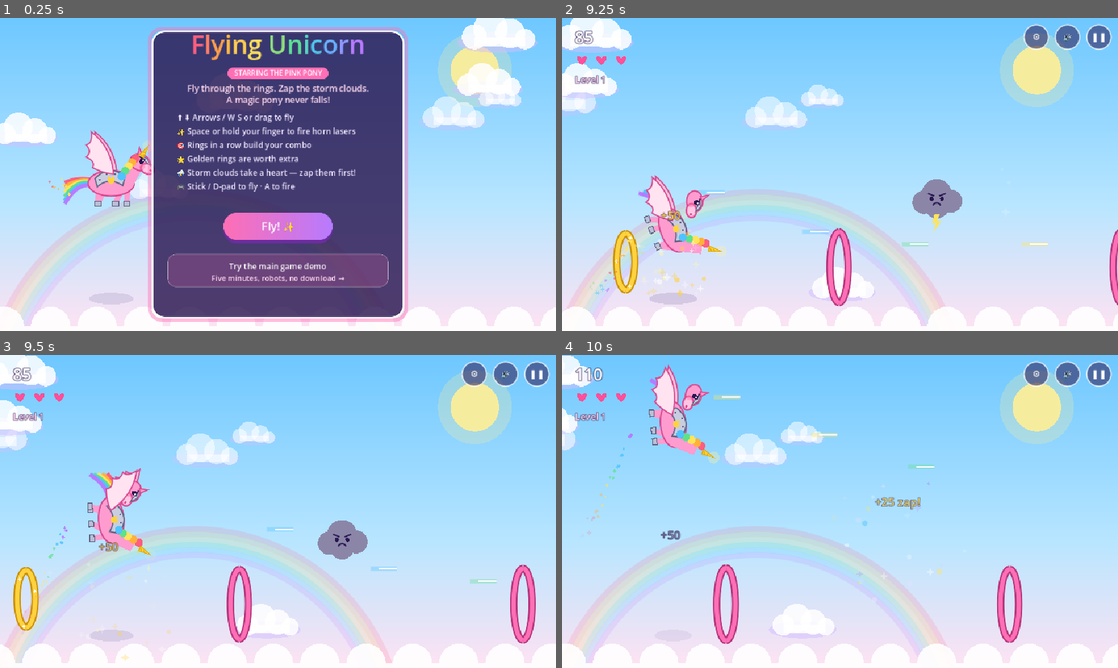
Above: before the commit, frames 1-4 (two rows, left to right).
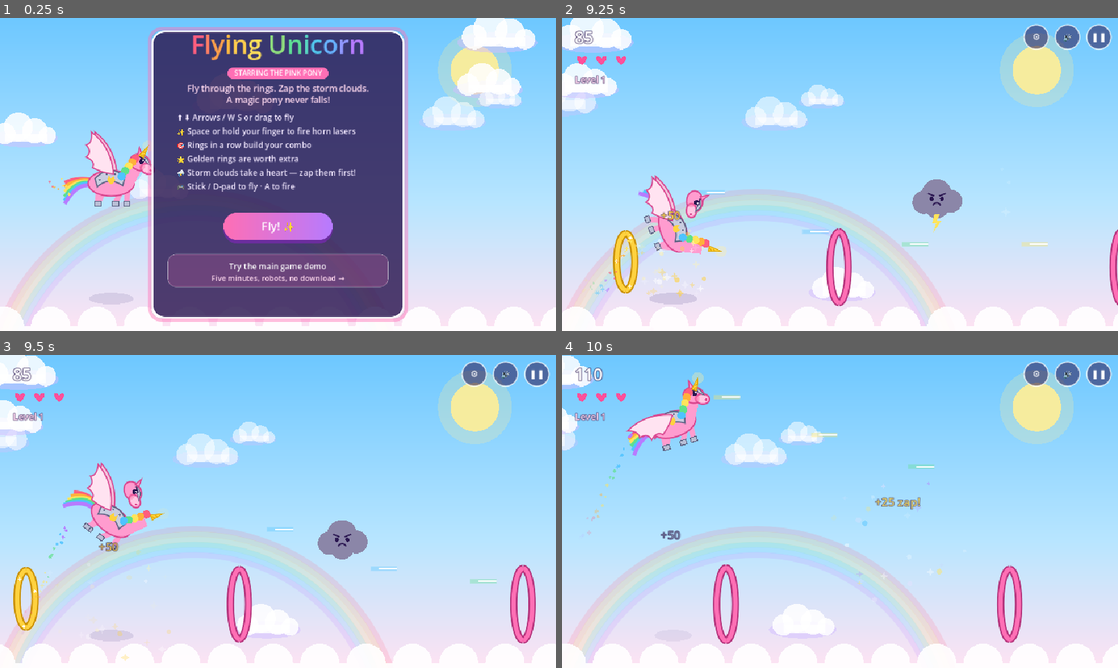
Above: after the commit, the same moments.

Repository: Dan8NOD/flying-unicorn
Game: Godot game, scene res://main.tscn
Two runs of this game, one before a commit and one after it. Both use one fixed random seed, a clock stepped at 60 frames per second and the inputs below.
Inputs (mouse positions are in pixels of both pictures, inside the frame that each line leads up to):
- Up to frame 1 (0.25 s): no input
- Up to frame 2 (9.25 s): tap Enter at 0.5, 3.6, 8.1 s; move the mouse to (962, 158) at 0.52 s; hold D (fly_right, bound only after the commit) 0.53-1.25 s; hold Space (fire) 0.53-1.25 s; click (962, 158) at 0.67 s; drag from (728, 190) to (812, 237) at 1.27 s; move the mouse to (895, 105) at 2.02 s; hold D (fly_right, bound only after the commit) 2.03-2.75 s; hold Space (fire) 2.03-2.75 s; tap X at 2.1, 6.6 s; click (895, 105) at 2.17 s; drag from (812, 237) to (673, 127) at 2.77 s; move the mouse to (1006, 221) at 3.52 s; hold A (fly_left, bound only after the commit) 3.53-4.25 s; hold Space (fire) 3.53-4.25 s; click (1006, 221) at 3.67 s; drag from (673, 127) to (756, 96) at 4.27 s; move the mouse to (867, 174) at 5.02 s; hold S (fly_down) 5.03-5.75 s; hold Space (fire) 5.03-5.75 s; click (867, 174) at 5.17 s; drag from (756, 96) to (728, 190) at 5.77 s; move the mouse to (962, 158) at 6.52 s; hold W (fly_up) 6.53-7.25 s; hold Space (fire) 6.53-7.25 s; click (962, 158) at 6.67 s; drag from (728, 190) to (812, 237) at 7.27 s; move the mouse to (895, 105) at 8.02 s; hold S (fly_down) 8.03-8.75 s; hold Space (fire) 8.03-8.75 s; click (895, 105) at 8.17 s; drag from (812, 237) to (673, 127) at 8.77 s
- Up to frame 3 (9.5 s): no input
- Up to frame 4 (10 s): move the mouse to (1006, 558) at 9.52 s; hold W (fly_up) from 9.53 s (still down); hold Space (fire) from 9.53 s (still down); click (1006, 558) at 9.67 s

Frames 1-2 are identical in both runs. In frame 3, 2.1% of the frame differs, in the area x 11-30%, y 34-65%; in frame 4, 2.2%, in the area x 11-29%, y 2-35%.

Commit message:
Overhead portrait view + spin settle fix
Portrait is now a top-down camera: she strafes a fixed rail while
rings, clouds and pickups scroll down; full-circle rings, spread-
wing top-down pony art, ground clouds. Reactions settle back to
upright (fixes stuck-sideways after lightning). Rotation becomes a
snapshot crossfade with cleared field. Landscape byte-identical.
Verified headless 1500 frames plus overhead windowed shot.

Diff:
--- a/main.gd
+++ b/main.gd
@@ -70,7 +70,7 @@
 var over_card_visible := false
 var over_is_best := false
 
-var uni := { "x": 190.0, "y": H / 2, "vy": 0.0, "flap": 0.0, "tilt": 0.0 }
+var uni := { "x": 190.0, "y": H / 2, "vx": 0.0, "vy": 0.0, "flap": 0.0, "tilt": 0.0 }
 
 var rings: Array = []
 var clouds: Array = []
@@ -84,6 +84,8 @@
 
 var pointer_y = null
 var pointer_down := false
+var pointer_pos := Vector2.ZERO
+var last_ring_x := 480.0
 
 var best := 0
 var synth: SynthClass
@@ -286,21 +288,25 @@
 		st.y = clampf(st.y, 0.0, H * 0.6)
 
 
-# Portrait world mapping: logic +x (travel) points at the top of the
-# screen. HUD, cards and buttons stay upright in screen space.
-# During a rotation the angle, scale and center all ease together.
+# Transition progress eased for the crossfade. Portrait plays overhead
+# (camera above, travel up-screen); landscape keeps the side view and
+# centers the 960x540 world. HUD, cards and buttons stay upright always.
 func _view_ease() -> float:
 	var t := clampf(view_t, 0.0, 1.0)
 	return t * t * t * (t * (t * 6.0 - 15.0) + 10.0)
 
 
-func _view_theta() -> float:
-	return -PI / 2 * _view_ease()
-
-
-func _view_scale() -> float:
-	var e := _view_ease()
-	return lerpf(minf(1.0, minf(VW / 960.0, VH / 540.0)), minf(VW / 540.0, VH / 960.0), e)
+# Last settled frame, drawn fading out over the new orientation.
+var trans_tex: Texture2D = null
+
+
+func _snap_old_frame() -> void:
+	trans_tex = null
+	await RenderingServer.frame_post_draw
+	await RenderingServer.frame_post_draw
+	if not transitioning:
+		return
+	trans_tex = ImageTexture.create_from_image(get_viewport().get_texture().get_image())
 
 
 var _wxf_p := Vector2.ZERO
@@ -309,16 +315,15 @@
 
 
 func _world_begin() -> void:
+	# Side view centers the 960x540 world (1:1 when it fits, shrunk on
+	# small windows). Overhead draws direct in screen coords.
+	_wxf_p = Vector2.ZERO
+	_wxf_r = 0.0
+	_wxf_s = Vector2.ONE
 	if not vertical:
-		_wxf_p = Vector2.ZERO
-		_wxf_r = 0.0
-		_wxf_s = Vector2.ONE
-		return
-	var s := _view_scale()
-	var th := _view_theta()
-	_wxf_p = _world_center() - s * Vector2(480, 270).rotated(th)
-	_wxf_r = th
-	_wxf_s = Vector2(s, s)
+		var s := minf(1.0, minf(VW / 960.0, VH / 540.0))
+		_wxf_p = Vector2(VW / 2, VH / 2) - s * Vector2(480, 270)
+		_wxf_s = Vector2(s, s)
 	_world_apply()
 
 
@@ -338,18 +343,11 @@
 	draw_set_transform(_wxf_p + (_wxf_s * pos).rotated(_wxf_r), _wxf_r + rot, _wxf_s * sc)
 
 
-# Screen point the logic world centers on. Portrait sits below middle so
-# the camera looks over the top of her head at what's coming.
-func _world_center() -> Vector2:
-	var e := _view_ease()
-	return Vector2(VW / 2, VH / 2).lerp(Vector2(VW / 2, VH * 0.62), e)
-
-
-# Map a screen-space touch into world logic coordinates for steering.
+# Map a screen-space touch into side-view logic coordinates.
 func _to_logic(vp: Vector2) -> Vector2:
-	var s := _view_scale()
-	var sc := _world_center()
-	return Vector2(480, 270) + ((vp - sc) / s).rotated(-_view_theta())
+	var s := minf(1.0, minf(VW / 960.0, VH / 540.0))
+	var sc := Vector2(VW / 2, VH / 2)
+	return Vector2(480, 270) + (vp - sc) / s
 
 
 # Cards are authored in the 960x540 design space. Returns [screen_center, fit]
@@ -386,6 +384,16 @@
 	_add_key("fly_down", KEY_DOWN)
 	_add_joy_button("fly_down", JOY_BUTTON_DPAD_DOWN)
 	_add_joy_axis("fly_down", JOY_AXIS_LEFT_Y, 1.0)
+	_add_action("fly_left")
+	_add_key("fly_left", KEY_A)
+	_add_key("fly_left", KEY_LEFT)
+	_add_joy_button("fly_left", JOY_BUTTON_DPAD_LEFT)
+	_add_joy_axis("fly_left", JOY_AXIS_LEFT_X, -1.0)
+	_add_action("fly_right")
+	_add_key("fly_right", KEY_D)
+	_add_key("fly_right", KEY_RIGHT)
+	_add_joy_button("fly_right", JOY_BUTTON_DPAD_RIGHT)
+	_add_joy_axis("fly_right", JOY_AXIS_LEFT_X, 1.0)
 	_add_action("fire")
 	_add_key("fire", KEY_SPACE)
 	_add_key("fire", KEY_X)
@@ -433,7 +441,11 @@
 	ring_timer = 0.6; cloud_timer = 3.5; fire_cooldown = 0; last_ring_y = H / 2
 	hurt_timer = 0; flash = 0; level_banner = 2.2; t = 0
 	over_card_timer = 0; over_card_visible = false
-	uni.y = H / 2; uni.vy = 0
+	uni.y = H / 2; uni.vy = 0; uni.vx = 0
+	last_ring_x = VW / 2
+	if vertical:
+		uni.x = VW / 2
+		uni.y = VH * 0.72
 	_set_level_sky()
 
 
@@ -482,10 +494,14 @@
 	if want != view_target:
 		view_target = want
 		transitioning = true
+		# Fresh field on the other side: positions don't translate.
+		rings = []; clouds = []; lasers = []; particles = []; pickups = []; popups = []
+		_snap_old_frame()
 	if transitioning:
 		view_t = move_toward(view_t, view_target, delta / TRANS_DUR)
 		if view_t == view_target:
 			transitioning = false
+			trans_tex = null
 
 	# Screenshot test hook
 	if _shot_at >= 0:
@@ -524,8 +540,12 @@
 	react_pop = maxf(0.0, react_pop - dt * 3.5)
 	react_angle += react_spin * dt
 	react_spin = move_toward(react_spin, 0.0, dt * 14.0)
-	if react_angle > PI * 4: react_angle -= PI * 4
-	if react_angle < -PI * 4: react_angle += PI * 4
+	# Settle back to upright — a resting tilt reads as stuck sideways.
+	if absf(react_spin) < 0.5:
+		var full := roundf(react_angle / TAU) * TAU
+		react_angle = lerpf(react_angle, full, minf(1.0, dt * 6.0))
+		if absf(react_angle - full) < 0.001:
+			react_angle = full
 	blink_timer -= dt
 	if blink_timer <= 0:
 		blink_timer = randf_range(2.5, 5.5)
@@ -544,6 +564,10 @@
 		shoot.y += 260 * dt
 		shoot.life -= dt
 		if shoot.life <= 0: shoot = {}
+
+	if vertical:
+		_game_overhead(dt)
+		return
 
 	# Movement: pointer steers toward finger; keys/stick/dpad accelerate
 	if state == "play":
@@ -689,6 +713,166 @@
 			_burst(p.x, p.y, 16, [Color("ff6fb5"), Color.WHITE], 180)
 			synth.heart()
 	pickups = pickups.filter(func(p): return p.x > -40 and not p.dead)
+
+	_update_particles(dt)
+
+
+func _spawn_ring_top() -> void:
+	var r := Ring.new()
+	r.gold = randf() < 0.12
+	r.x = clampf(last_ring_x + randf_range(-140, 140), 70, VW - 70)
+	last_ring_x = r.x
+	r.y = -70
+	r.base_y = r.y
+	var rad := 46.0 if r.gold else 58.0
+	r.rx = rad
+	r.ry = rad
+	r.bob = randf_range(20, 40) if level >= 3 and randf() < 0.5 else 0.0
+	r.phase = randf_range(0, 6)
+	rings.append(r)
+
+
+# Overhead portrait mode: top-down camera, she strafes across the screen
+# on a fixed rail while the world scrolls down. Scoring, combo, levels,
+# clouds and pickups mirror the side view one-to-one.
+func _game_overhead(dt: float) -> void:
+	# Movement: strafe; rail height is fixed.
+	if state == "play":
+		if pointer_down:
+			var target: float = clampf(pointer_pos.x, 50, VW - 50)
+			uni.vx += (target - uni.x) * 14 * dt
+			uni.vx *= pow(0.02, dt)
+		else:
+			var lx := 0.0
+			if Input.is_action_pressed("fly_left"): lx -= 1.0
+			if Input.is_action_pressed("fly_right"): lx += 1.0
+			uni.vx += lx * 2200 * dt
+			if tilt_enabled and lx == 0.0:
+				uni.vx += _tilt_steer() * 1500 * dt
+			if lx == 0.0 and not tilt_enabled:
+				uni.vx *= pow(0.04, dt)
+	else:
+		uni.vx *= pow(0.04, dt)
+	uni.vx = clampf(uni.vx, -560, 560)
+	uni.x += uni.vx * dt
+	if uni.x < 50:
+		uni.x = 50
+		uni.vx = absf(uni.vx) * 0.5
+	if uni.x > VW - 50:
+		uni.x = VW - 50
+		uni.vx = -absf(uni.vx) * 0.5
+	uni.y = VH * 0.72 + sin(t * 2) * 6
+	uni.tilt += (clampf(uni.vx / 900, -0.4, 0.4) - uni.tilt) * minf(1, dt * 8)
+	uni.flap += dt * (11.0 if state == "play" else 6.0)
+
+	# Sparkle trail falls behind, below her.
+	if randf() < 0.7:
+		var p := Particle.new()
+		p.x = uni.x + randf_range(-6, 6); p.y = uni.y + 70
+		p.vx = randf_range(-20, 20); p.vy = speed * 0.6
+		p.life = 0.6; p.max_life = 0.6; p.r = randf_range(2, 4)
+		p.c = RAINBOW[int(t * 12) % 6]
+		p.star = randf() < 0.4
+		particles.append(p)
+
+	if state != "play":
+		_update_particles(dt)
+		return
+
+	# Firing upward.
+	if (pointer_down or Input.is_action_pressed("fire")) and fire_cooldown <= 0:
+		var l := Laser.new()
+		l.x = uni.x; l.y = uni.y - 70
+		l.c = RAINBOW[lasers.size() % 6]
+		lasers.append(l)
+		fire_cooldown = 0.18
+		synth.laser()
+
+	# Spawning from the top.
+	ring_timer -= dt
+	if ring_timer <= 0:
+		_spawn_ring_top()
+		ring_timer = randf_range(1.25, 1.7) * (260 / speed) * 1.1
+	cloud_timer -= dt
+	if cloud_timer <= 0:
+		var c := StormCloud.new()
+		c.x = randf_range(80, VW - 80); c.y = -90; c.phase = randf_range(0, 6)
+		clouds.append(c)
+		cloud_timer = randf_range(2.2, 4) / (0.8 + level * 0.2)
+	if hearts < 3 and randf() < dt * 0.04 and pickups.is_empty():
+		var pk := Pickup.new()
+		pk.x = randf_range(90, VW - 90); pk.y = -50; pk.phase = randf_range(0, 6)
+		pickups.append(pk)
+
+	# Rings drift down; pass through near her.
+	for r in rings:
+		r.y += speed * dt
+		if r.bob > 0:
+			r.x = clampf(r.x + sin(t * 1.6 + r.phase) * r.bob * dt, 40, VW - 40)
+		if not r.done and r.y >= uni.y:
+			r.done = true
+			if Vector2(uni.x - r.x, uni.y - r.y).length() < r.rx - 10:
+				r.result = "hit"
+				react_pop = 1.0
+				if r.gold: react_spin = 7.0
+				combo += 1; rings_passed += 1
+				best_combo = maxi(best_combo, combo)
+				var pts := (50 if r.gold else 10) * combo
+				score += pts
+				_popup(r.x, r.y - r.rx - 10, "+%d%s" % [pts, "  x%d" % combo if combo > 1 else ""], Color("ffd23f") if r.gold else Color.WHITE)
+				_burst(r.x, r.y, 36 if r.gold else 18, [Color("ffd23f"), Color("fff4b0"), Color.WHITE] if r.gold else RAINBOW)
+				if r.gold: synth.gold()
+				else: synth.ring(combo)
+				if rings_passed % 10 == 0:
+					level += 1; speed *= 1.1; level_banner = 2
+					synth.level_up()
+					_set_level_sky()
+			else:
+				r.result = "miss"
+				if combo > 1:
+					_popup(uni.x, uni.y - 70, "combo lost", Color("ffd9ef"))
+				combo = 0
+	rings = rings.filter(func(r): return r.y < VH + 80)
+
+	# Lasers fly up.
+	for l in lasers:
+		l.y -= 900 * dt
+	lasers = lasers.filter(func(l): return l.y > -40 and not l.dead)
+
+	# Storm clouds drift down.
+	for c in clouds:
+		c.y += speed * 0.85 * dt
+		c.x += sin(t * 2 + c.phase) * 30 * dt
+		if c.hit_flash > 0: c.hit_flash -= dt
+		for l in lasers:
+			if not l.dead and Vector2(l.x - c.x, l.y - c.y).length() < c.r + 8:
+				l.dead = true; c.hp -= 1; c.hit_flash = 0.08
+				_burst(l.x, l.y, 5, [Color.WHITE, l.c], 140)
+				synth.zap()
+				if c.hp <= 0:
+					c.dead = true; score += 25
+					_popup(c.x, c.y - 40, "+25 zap!", Color("ffe45c"))
+					_burst(c.x, c.y, 28, [Color.WHITE, Color("e8e0ff"), Color("ffe45c"), Color("b77bff")], 260)
+					synth.poof()
+		if not c.dead and hurt_timer <= 0 and Vector2(uni.x - c.x, uni.y - c.y).length() < c.r + 26:
+			c.dead = true; hearts -= 1; combo = 0; hurt_timer = 1.6; flash = 0.25
+			react_pop = 1.0; react_spin = -9.0
+			_burst(c.x, c.y, 20, [Color("6d6690"), Color("ffe45c")], 200)
+			synth.hurt()
+			Input.vibrate_handheld(300)
+			if hearts <= 0:
+				game_over()
+	clouds = clouds.filter(func(c): return c.y < VH + 80 and not c.dead)
+
+	# Heart pickups drift down.
+	for p in pickups:
+		p.y += speed * 0.9 * dt
+		if Vector2(uni.x - p.x, uni.y - 10 - p.y).length() < 40:
+			p.dead = true; hearts = mini(3, hearts + 1)
+			_popup(p.x, p.y - 30, "+1 heart", Color("ff6fb5"))
+			_burst(p.x, p.y, 16, [Color("ff6fb5"), Color.WHITE], 180)
+			synth.heart()
+	pickups = pickups.filter(func(p): return p.y < VH + 40 and not p.dead)
 
 	_update_particles(dt)
 
@@ -795,6 +979,7 @@
 			return
 	pointer_down = true
 	pointer_y = _to_logic(vp).y
+	pointer_pos = vp
 
 
 func _input(event: InputEvent) -> void:
@@ -806,7 +991,8 @@
 			pointer_y = null
 	elif event is InputEventScreenDrag:
 		if pointer_down:
-			pointer_y = _to_logic(_to_virtual(event.position)).y
+			pointer_pos = _to_virtual(event.position)
+			pointer_y = _to_logic(pointer_pos).y
 	elif event is InputEventMouseButton and event.button_index == MOUSE_BUTTON_LEFT:
 		if event.pressed:
 			_press_at(_to_virtual(event.position))
@@ -815,7 +1001,8 @@
 			pointer_y = null
 	elif event is InputEventMouseMotion:
 		if pointer_down:
-			pointer_y = _to_logic(_to_virtual(event.position)).y
+			pointer_pos = _to_virtual(event.position)
+			pointer_y = _to_logic(pointer_pos).y
 
 
 # ─── Drawing helpers ──────────────────────────────────────────────────────
@@ -1158,6 +1345,78 @@
 	_world_apply()
 
 
+# ─── Overhead portrait view ─────────────────────────────────────────────
+func _draw_over_bg() -> void:
+	draw_texture_rect(sky_tex, Rect2(0, 0, VW, VH), false)
+	for i in 8:
+		var gx := (i + 0.5) * VW / 8 + sin(t * 0.3 + i * 2.1) * 20
+		var gy := fmod(i * VH / 8 + t * 15, VH + 200) - 100
+		_puff_alpha(gx, gy, 0.9, 0.5)
+	if level >= 3:
+		for s in stars:
+			var sx: float = s.x * VW / 960.0
+			var sy: float = s.y * VH / 540.0
+			var a: float = 0.4 + 0.4 * sin(t * 2 + s.p)
+			draw_circle(Vector2(sx, sy), s.r, Color(1, 1, 1, a))
+
+
+func _draw_ring_top(r: Ring) -> void:
+	var edge := Color("c98f00") if r.gold else Color("b3317a")
+	var col := Color("ffd23f") if r.gold else (Color.WHITE if r.result == "hit" else Color("ff6fb5"))
+	draw_arc(Vector2(r.x, r.y), r.rx + 4, 0, TAU, 48, edge, 12, true)
+	draw_arc(Vector2(r.x, r.y), r.rx + 4, 0, TAU, 48, col, 7, true)
+	if r.gold:
+		for i in 3:
+			var a := t * 3 + i * 2.1
+			draw_colored_polygon(_sparkle_poly(r.x + cos(a) * (r.rx + 4), r.y + sin(a) * (r.rx + 4), 4), Color.WHITE)
+
+
+func _draw_pony_top() -> void:
+	var blink_hide := hurt_timer > 0 and int(hurt_timer * 12) % 2 == 0
+	if blink_hide:
+		return
+	_wxf(Vector2(uni.x, uni.y), uni.tilt + react_angle, _react_sc())
+	# Shadow on the clouds below.
+	_fill_ellipse(Vector2(0, 52), 40, 12, Color(0.35, 0.3, 0.55, 0.18))
+	# Rainbow tail streaming behind.
+	for i in 6:
+		var wav := sin(t * 8 + i * 0.6) * 5
+		draw_line(Vector2(-8 + i * 3, 28), Vector2(-20 + i * 8 + wav, 64), RAINBOW[i], 6, true)
+	# Wings spread wide.
+	_fill_ellipse(Vector2(-32, -6), 26, 12, Color("ffe3f1"))
+	_fill_ellipse(Vector2(32, -6), 26, 12, Color("f5c3dd"))
+	for sx in [-1.0, 1.0]:
+		for k in 3:
+			var y0 := -12.0 + k * 6.0
+			draw_line(Vector2(sx * 12, y0), Vector2(sx * 50, y0 - 4), Color("d9468f"), 1.5, true)
+	# Hooves peeking out.
+	for hv in [Vector2(-22, -12), Vector2(-22, 12), Vector2(22, -12), Vector2(22, 12)]:
+		draw_circle(hv, 4, Color("b9bfd6"))
+	# Body (foreshortened from above).
+	_fill_ellipse(Vector2.ZERO, 24, 38, Color("ff9ccf"))
+	draw_polyline(_arc_pts(0, 0, 24, 38, 0, TAU, 36), Color("d9468f"), 2.5, true)
+	# Armor plate with the gold cat dot.
+	draw_rect(Rect2(-13, -16, 26, 34), Color("c9cde0"))
+	draw_rect(Rect2(-13, -16, 26, 34), Color("5d6384"), false, 2)
+	draw_circle(Vector2.ZERO, 4, Color("ffd23f"))
+	# Head from above, snout forward.
+	_fill_ellipse(Vector2(0, -44), 15, 15, Color("ff9ccf"))
+	draw_polyline(_arc_pts(0, -44, 15, 15, 0, TAU, 28), Color("d9468f"), 2.5, true)
+	_fill_ellipse(Vector2(0, -53), 10, 8, Color("ffc6e2"))
+	draw_circle(Vector2(0, -54), 2, Color("d9468f"))
+	# Horn pointing at the sky.
+	var glow := 1.0 if fire_cooldown > 0.08 else 0.5 + 0.3 * sin(t * 6)
+	draw_circle(Vector2(0, -62), 10, Color(1, 240 / 255.0, 160 / 255.0, 0.35 * glow))
+	draw_colored_polygon(PackedVector2Array([Vector2(-5, -54), Vector2(5, -54), Vector2(0, -72)]), Color("ffd23f"))
+	draw_polyline(PackedVector2Array([Vector2(-5, -54), Vector2(5, -54), Vector2(0, -72), Vector2(-5, -54)]), Color("e0a800"), 1.5, true)
+	# Mane arc over the crown.
+	var mx := [-18.0, -9.0, 0.0, 9.0, 18.0]
+	var my := [-40.0, -48.0, -51.0, -48.0, -40.0]
+	for i in 5:
+		draw_circle(Vector2(mx[i], my[i] + sin(t * 9 + i) * 1.5), 7, RAINBOW[i])
+	_world_apply()
+
+
 # ─── Cards ────────────────────────────────────────────────────────────────
 func _card(rect: Rect2) -> void:
 	var glow := StyleBoxFlat.new()
@@ -1332,10 +1591,16 @@
 		# Paint the fit margins first; the world layer covers the rest.
 		draw_rect(Rect2(0, 0, VW, VH), sky_top)
 	_world_begin()
-	_draw_background(dt)
+	if vertical:
+		_draw_over_bg()
+	else:
+		_draw_background(dt)
 
 	for r in rings:
-		_ring_stroke(r, false)
+		if vertical:
+			_draw_ring_top(r)
+		else:
+			_ring_stroke(r, false)
 	for c in clouds:
 		_draw_storm_cloud(c)
 	for p in pickups:
@@ -1345,18 +1610,30 @@
 
 	# Lasers
 	for l in lasers:
-		var glow: Color = l.c
-		glow.a = 0.35
-		draw_line(Vector2(l.x - 44, l.y), Vector2(l.x, l.y), glow, 7, true)
-		draw_line(Vector2(l.x - 30, l.y), Vector2(l.x, l.y), Color.WHITE, 3, true)
-
-	# Soft drop shadow on the cloud floor — fades as she climbs.
-	var sh_h := clampf(H - 60 - uni.y, 0.0, 600.0)
-	var sh_k := 1.0 - sh_h / 600.0
-	_fill_ellipse(Vector2(uni.x, H - 56), 46.0 * (0.5 + 0.5 * sh_k), 10.0, Color(0.35, 0.3, 0.55, 0.22 * sh_k))
-	_draw_unicorn()
+		if vertical:
+			var vglow: Color = l.c
+			vglow.a = 0.35
+			draw_line(Vector2(l.x, l.y + 44), Vector2(l.x, l.y), vglow, 7, true)
+			draw_line(Vector2(l.x, l.y + 30), Vector2(l.x, l.y), Color.WHITE, 3, true)
+		else:
+			var glow: Color = l.c
+			glow.a = 0.35
+			draw_line(Vector2(l.x - 44, l.y), Vector2(l.x, l.y), glow, 7, true)
+			draw_line(Vector2(l.x - 30, l.y), Vector2(l.x, l.y), Color.WHITE, 3, true)
+
+	if vertical:
+		_draw_pony_top()
+	else:
+		# Soft drop shadow on the cloud floor — fades as she climbs.
+		var sh_h := clampf(H - 60 - uni.y, 0.0, 600.0)
+		var sh_k := 1.0 - sh_h / 600.0
+		_fill_ellipse(Vector2(uni.x, H - 56), 46.0 * (0.5 + 0.5 * sh_k), 10.0, Color(0.35, 0.3, 0.55, 0.22 * sh_k))
+		_draw_unicorn()
 	for r in rings:
-		_ring_stroke(r, true)
+		if vertical:
+			_draw_ring_top(r)
+		else:
+			_ring_stroke(r, true)
 
 	for p in particles:
 		var col: Color = p.c
@@ -1371,6 +1648,8 @@
 		col.a = minf(1, p.life * 1.5)
 		_stroke_text(Vector2(p.x, p.y), p.text, 20, col, HORIZONTAL_ALIGNMENT_CENTER, 4, Color(42 / 255.0, 22 / 255.0, 80 / 255.0, 0.7))
 	_world_end()
+	if transitioning and trans_tex != null:
+		draw_texture_rect(trans_tex, Rect2(0, 0, VW, VH), false, Color(1, 1, 1, 1.0 - _view_ease()))
 
 	if flash > 0:
 		draw_rect(Rect2(0, 0, VW, VH), Color(1, 1, 1, minf(1, flash * 1.6)))
